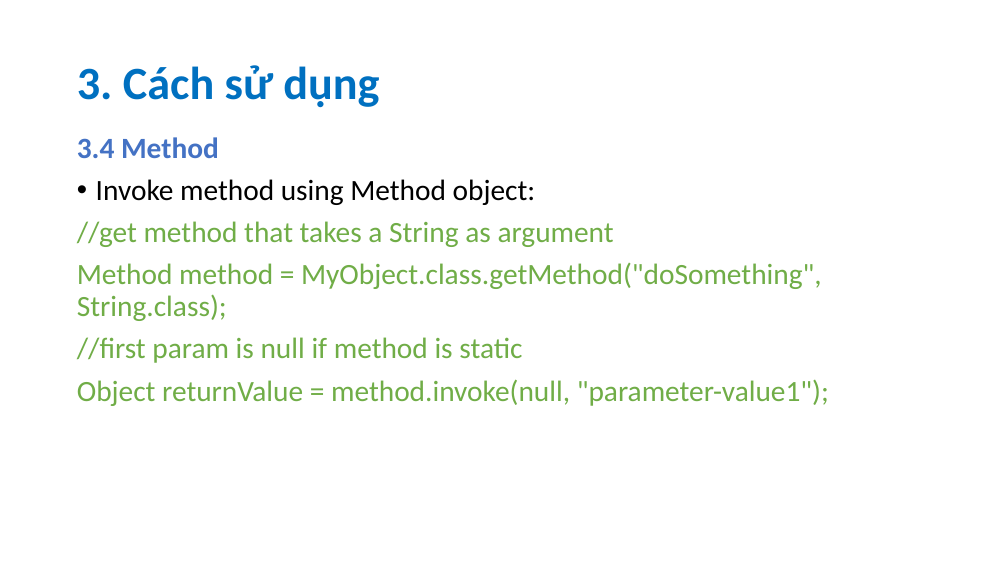
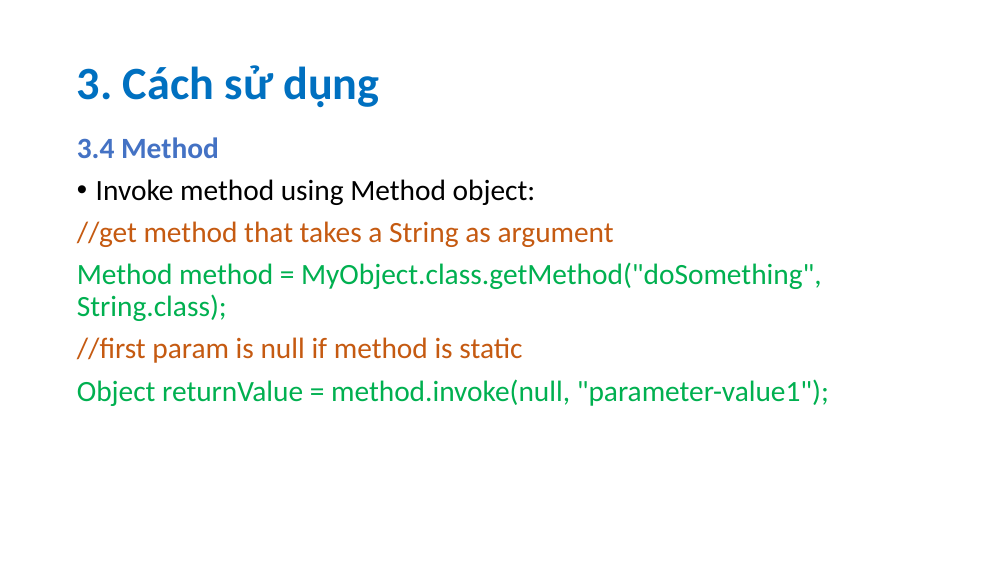
Before and after one commit to quanguefa23/Seminar-Java-Reflection, a slide deck: slide 15 of slide.pptx. Drawn at 1008x567 pixels with LibreOffice and Linux fonts; fonts in the diff are those of the drawing. Boxes give left, top, right and bottom in pixels: in the first picture for what was removed or moved away, otherwise in the second. Text is boxed around its words. In the diff, an @@ line names an element or a change of style, - is before the commit and + after.

```diff
--- a/slide.pptx
+++ b/slide.pptx
@@ text at (77, 221, 829, 406): text colour #70AD47 to #C55A11 in "//get method that takes a String as ...", "//first param is null if method is ..."; text colour #70AD47 to #00B050 in "Method method = MyObject.class.getMethod("doSomething", Stri ...", "Object returnValue = method.invoke(null, "parameter-value1") ..." @@
```
Also in this commit, not shown: 10 other slides changed, 3 slides added, 1 other file.
